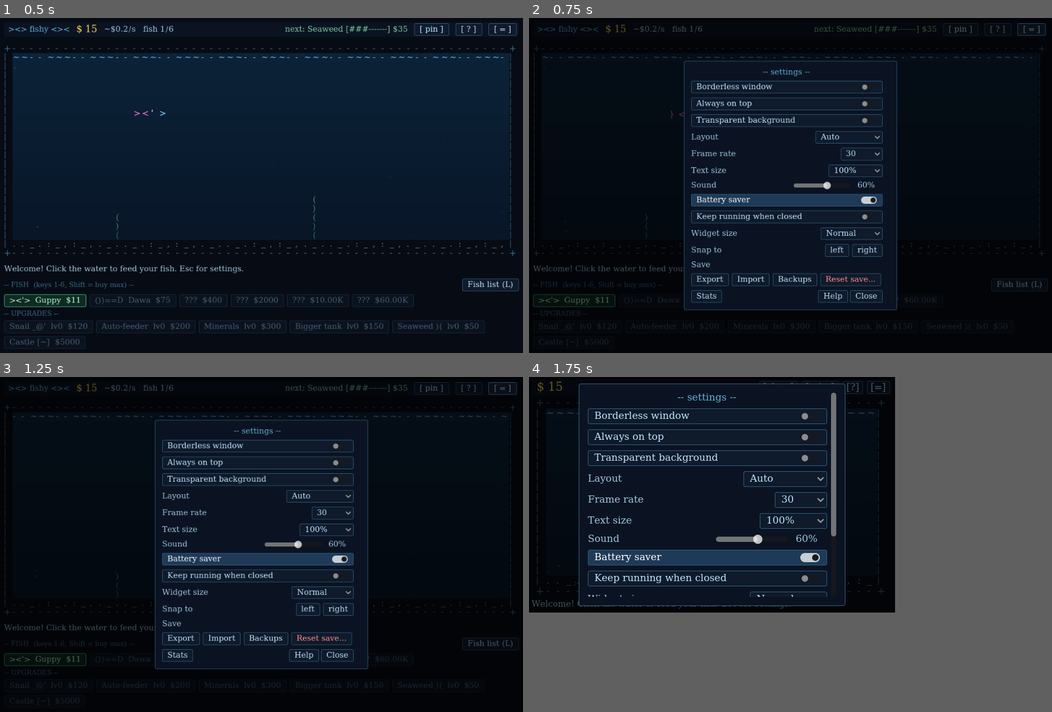
Above: before the commit, frames 1-4 (two rows, left to right).
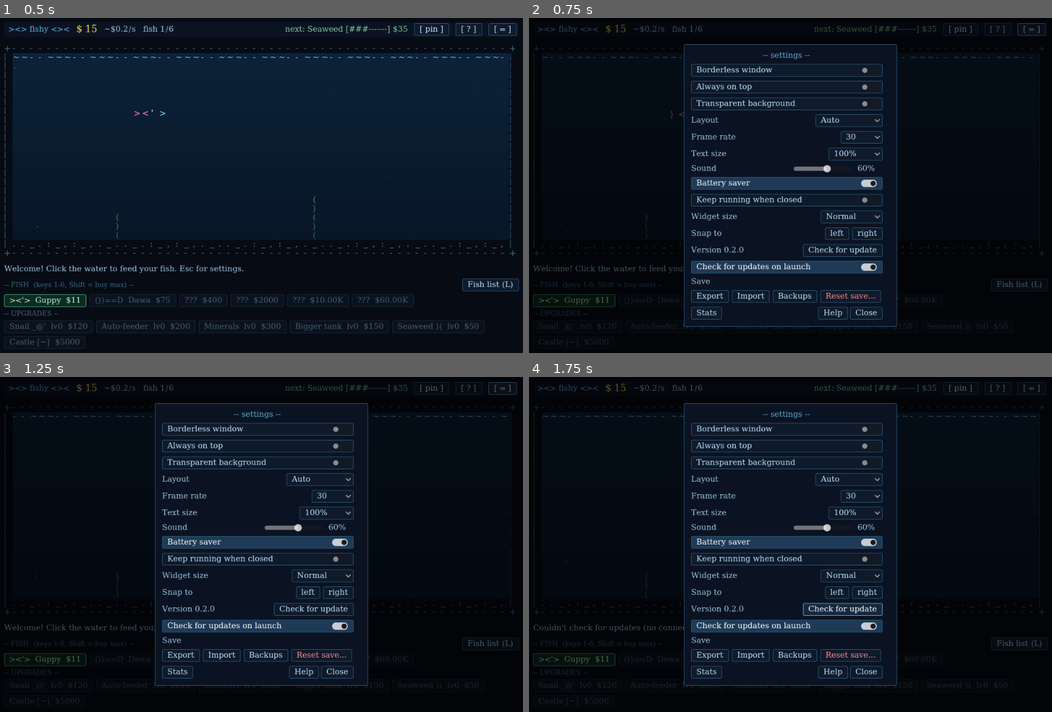
Above: after the commit, the same moments.

Repository: dapss/fishy
Game: Godot game, scene res://main.tscn
Same seed, same stepped clock (60 frames per second), same inputs: the game is played once before the commit and once after it.
Inputs (mouse positions are in pixels of both pictures, inside the frame that each line leads up to):
- Up to frame 1 (0.5 s): no input
- Up to frame 2 (0.75 s): click "[ = ]" at 0.5 s
- Up to frame 3 (1.25 s): no input
- Up to frame 4 (1.75 s): click (842, 608) at 1.25 s, where only the run after the commit has a clickable "Check for update"
In our replay, in frame 4 the window is 560x360 before the commit and 800x512 after it. These sizes can differ from the game's own. Grey fills any space a smaller window leaves; there, only what the larger window draws over its background counts as a difference.

Frame 1 is identical in both runs. In frame 2, 9.9% of the frame differs, in the area x 29-71%, y 7-93%; in frame 3, 9.9%; in frame 4, 26%, in the area x 0-100%, y 1-98%.

Commit message:
Add in-game updater and Windows installer (v0.2.0)
- On launch, check GitHub for a newer release and offer Update / Later;
  nothing downloads unless the player agrees
- Update downloads the release's fishy.exe, checks its size and header,
  swaps the exe (rolling back on failure) and restarts; falls back to
  the download page when the game can't replace itself
- Settings: version, "Check for update", and a launch-check toggle
- Save and back up before updating
- Keep Start with Windows pointing at the game's current location
- Inno Setup script: per-user install without admin prompt, Start menu
  entry, uninstall removes autostart and updater leftovers
- Version 0.2.0

Diff:
--- a/project.godot
+++ b/project.godot
@@ -11,6 +11,7 @@
 [application]
 
 config/name="fishy"
+config/version="0.2.0"
 run/main_scene="res://main.tscn"
 run/max_fps=30
 config/features=PackedStringArray("4.7", "GL Compatibility")
--- a/scripts/main.gd
+++ b/scripts/main.gd
@@ -11,6 +11,8 @@
 const InfoCard = preload("res://scripts/info_card.gd")
 const HelpCard = preload("res://scripts/help_card.gd")
 const FishList = preload("res://scripts/fish_list.gd")
+const Updater = preload("res://scripts/updater.gd")
+const UpdateCard = preload("res://scripts/update_card.gd")
 const BACKUP_DIR := "user://backups"
 const BACKUP_KEEP := 10
 const BACKUP_EVERY := 900.0        # seconds between automatic backups
@@ -71,6 +73,9 @@
 var fish_card
 var info_card
 var help_card
+var updater
+var update_card
+var _manual_update_check := false
 var help_button: Button
 var fish_list
 var fish_list_button: Button
@@ -132,6 +137,10 @@
 		_say("Welcome! Click the water to feed your fish. Esc for settings.")
 	_backup_save("start")
 	_refresh()
+	updater.cleanup()
+	_refresh_autostart_path()
+	if settings.values.update_check and OS.has_feature("template"):
+		get_tree().create_timer(4.0 if not OS.is_debug_build() else 1.0).timeout.connect(func(): _check_for_update(false))
 
 
 func _process(dt: float) -> void:
@@ -218,7 +227,7 @@
 			_toggle_settings()
 	elif k == KEY_F1 or event.unicode == 63:      # F1 or "?"
 		_toggle_help()
-	elif settings_panel.visible or fish_card.visible or info_card.visible or help_card.visible or fish_list.visible:
+	elif settings_panel.visible or fish_card.visible or info_card.visible or help_card.visible or fish_list.visible or update_card.visible:
 		handled = false
 	elif k == KEY_Z and event.ctrl_pressed:
 		_undo_sell()
@@ -744,7 +753,24 @@
 	settings_panel.export_requested.connect(func(): _open_save_dialog(true))
 	settings_panel.import_requested.connect(func(): _open_save_dialog(false))
 	settings_panel.backups_requested.connect(_open_backups)
+	settings_panel.update_check_requested.connect(func(): _check_for_update(true))
 	add_child(settings_panel)
+
+	updater = Updater.new()
+	updater.update_found.connect(_on_update_found)
+	updater.up_to_date.connect(func(v):
+		if _manual_update_check:
+			_say("You have the latest version (v%s)." % v))
+	updater.check_failed.connect(func(reason):
+		if _manual_update_check:
+			_say("Couldn't check for updates (%s)." % reason))
+	updater.download_progress.connect(func(f): update_card.set_progress(f))
+	updater.download_failed.connect(func(reason): update_card.set_failed(reason))
+	updater.ready_to_restart.connect(_install_update)
+	add_child(updater)
+	update_card = UpdateCard.new()
+	update_card.update_pressed.connect(func(): updater.download())
+	add_child(update_card)
 
 
 func _make_button(text: String, cb: Callable) -> Button:
@@ -822,7 +848,7 @@
 
 
 func _check_tips() -> void:
-	if tip_box.visible or _tip_cooldown > 0.0 or settings_panel.visible or info_card.visible or help_card.visible or fish_list.visible:
+	if tip_box.visible or _tip_cooldown > 0.0 or settings_panel.visible or info_card.visible or help_card.visible or fish_list.visible or update_card.visible:
 		return
 	for id in TIP_ORDER:
 		if tips_seen.has(id):
@@ -1001,6 +1027,7 @@
 	var room := maxf(60.0, size.y - top - pad - 16.0)
 	shop_scroll.custom_minimum_size.y = minf(shop_box.get_combined_minimum_size().y, room)
 	info_card.max_width = size.x - 40.0
+	update_card.max_width = size.x - 40.0
 	fish_card.max_width = size.x - 40.0
 
 
@@ -1633,7 +1660,41 @@
 	return true
 
 
+# ---------------------------------------------------------------- updates
+
+func _check_for_update(manual: bool) -> void:
+	_manual_update_check = manual
+	if manual:
+		_say("Checking for updates...")
+	updater.check()
+
+
+func _on_update_found(info: Dictionary) -> void:
+	settings_panel.visible = false
+	update_card.open(info, updater.current_version, updater.can_self_update())
+
+
+# Save everything first, so the new version starts exactly where we are.
+func _install_update() -> void:
+	_save_game()
+	_backup_save("before-update")
+	_store_window()
+	settings.save_file()
+	if not updater.install():
+		update_card.set_failed("couldn't replace the game file")
+		return
+	updater.restart()
+	get_tree().quit()
+
+
 # ---------------------------------------------------------------- start with Windows
+
+# If the game moved (installed somewhere new, or the folder was moved),
+# point Start with Windows at where it is now.
+func _refresh_autostart_path() -> void:
+	if settings.values.autostart and OS.has_feature("template"):
+		_set_autostart(true)
+
 
 # Registered under HKCU\...\Run, so it only affects this Windows user.
 func _autostart_command() -> String:
--- a/scripts/settings.gd
+++ b/scripts/settings.gd
@@ -15,6 +15,7 @@
 	"widget": "normal",      # tiny | small | normal: size used by "snap widget"
 	"tray": false,           # closing / minimizing hides to the system tray
 	"autostart": false,      # cached; the Windows registry is the real source
+	"update_check": true,    # look for a new version on launch
 	"win_x": -1,             # -1 = let the OS place the window
 	"win_y": -1,
 	"win_w": 1000,
--- a/scripts/settings_panel.gd
+++ b/scripts/settings_panel.gd
@@ -11,6 +11,7 @@
 signal export_requested
 signal import_requested
 signal backups_requested
+signal update_check_requested
 
 const LAYOUTS := ["auto", "full", "compact"]
 const LAYOUT_NAMES := ["Auto", "Full", "Compact"]
@@ -33,6 +34,7 @@
 var _eco: CheckButton
 var _tray: CheckButton
 var _autostart: CheckButton
+var _update_check: CheckButton
 var _reset_button: Button
 var _reset_armed := 0.0
 var _scroll: ScrollContainer
@@ -132,6 +134,19 @@
 	snap.add_child(_button("right", func(): snap_requested.emit("right")))
 	vb.add_child(snap)
 
+	# Updates: which version this is, and a manual check.
+	var upd := HBoxContainer.new()
+	upd.add_theme_constant_override("separation", 6)
+	var ver := Label.new()
+	ver.text = "Version %s" % ProjectSettings.get_setting("application/config/version", "?")
+	ver.size_flags_horizontal = Control.SIZE_EXPAND_FILL
+	upd.add_child(ver)
+	var check_now := _button("Check for update", func(): update_check_requested.emit())
+	check_now.tooltip_text = "Look on GitHub for a newer version now."
+	upd.add_child(check_now)
+	vb.add_child(upd)
+	_update_check = _check(vb, "Check for updates on launch", "Tells you when a new version is out. Nothing is downloaded unless you click Update.", "update_check")
+
 	# Save: backups, moving your save to another PC, starting over.
 	var save_label := Label.new()
 	save_label.text = "Save"
@@ -206,6 +221,7 @@
 	_eco.set_pressed_no_signal(values.eco)
 	_tray.set_pressed_no_signal(values.tray)
 	_autostart.set_pressed_no_signal(values.get("autostart", false))
+	_update_check.set_pressed_no_signal(values.get("update_check", true))
 	_reset_armed = 0.0
 	_reset_button.text = "Reset save..."
 
--- /dev/null
+++ b/scripts/update_card.gd
@@ -0,0 +1,151 @@
+# "A new version is out" card: what's new, then Update / Later.
+# While downloading it shows progress; the main scene does the restart.
+extends Control
+
+signal update_pressed
+signal later_pressed
+
+var _title: Label
+var _scroll: ScrollContainer
+var _body: Label
+var _status: Label
+var _later: Button
+var _update: Button
+var _page := ""
+var _self_update := true
+var max_width := 440.0:
+	set(v):
+		max_width = v
+		_fit()
+
+
+func _ready() -> void:
+	set_anchors_and_offsets_preset(Control.PRESET_FULL_RECT)
+	mouse_filter = Control.MOUSE_FILTER_STOP
+	visible = false
+
+	var backdrop := ColorRect.new()
+	backdrop.color = Color(0, 0, 0, 0.45)
+	backdrop.set_anchors_and_offsets_preset(Control.PRESET_FULL_RECT)
+	add_child(backdrop)
+
+	var center := CenterContainer.new()
+	center.set_anchors_and_offsets_preset(Control.PRESET_FULL_RECT)
+	center.mouse_filter = Control.MOUSE_FILTER_IGNORE
+	add_child(center)
+	var panel := PanelContainer.new()
+	center.add_child(panel)
+	var vb := VBoxContainer.new()
+	vb.add_theme_constant_override("separation", 10)
+	panel.add_child(vb)
+
+	_title = Label.new()
+	_title.horizontal_alignment = HORIZONTAL_ALIGNMENT_CENTER
+	_title.add_theme_color_override("font_color", Color("5fb3d9"))
+	vb.add_child(_title)
+	_scroll = ScrollContainer.new()
+	_scroll.horizontal_scroll_mode = ScrollContainer.SCROLL_MODE_DISABLED
+	vb.add_child(_scroll)
+	_body = Label.new()
+	_body.autowrap_mode = TextServer.AUTOWRAP_WORD_SMART
+	_scroll.add_child(_body)
+	_status = Label.new()
+	_status.horizontal_alignment = HORIZONTAL_ALIGNMENT_CENTER
+	_status.add_theme_color_override("font_color", Color("7fcf9f"))
+	_status.autowrap_mode = TextServer.AUTOWRAP_WORD_SMART
+	vb.add_child(_status)
+
+	var row := HBoxContainer.new()
+	row.add_theme_constant_override("separation", 8)
+	row.alignment = BoxContainer.ALIGNMENT_CENTER
+	_later = Button.new()
+	_later.text = "Later"
+	_later.focus_mode = Control.FOCUS_NONE
+	_later.pressed.connect(func():
+		hide()
+		later_pressed.emit())
+	row.add_child(_later)
+	_update = Button.new()
+	_update.focus_mode = Control.FOCUS_NONE
+	_update.pressed.connect(_on_update)
+	row.add_child(_update)
+	vb.add_child(row)
+
+	resized.connect(_fit)
+	_body.minimum_size_changed.connect(_fit)
+	_fit()
+
+
+func _fit() -> void:
+	if _body == null:
+		return
+	var w := clampf(max_width - 40.0, 180.0, 440.0)
+	_body.custom_minimum_size.x = w - 14.0
+	_status.custom_minimum_size.x = w
+	_scroll.custom_minimum_size.x = w
+	# Title, status, buttons and padding take roughly 140 px.
+	_scroll.custom_minimum_size.y = minf(_body.get_combined_minimum_size().y, maxf(30.0, size.y - 140.0))
+
+
+# self_update false: this copy can't replace itself, so the button opens
+# the download page instead.
+func open(info: Dictionary, current: String, self_update: bool) -> void:
+	_page = info.get("page", "")
+	_self_update = self_update and str(info.get("url", "")) != ""
+	_title.text = "-- fishy v%s is out --" % info.version
+	var notes := _clean_notes(str(info.get("notes", "")))
+	_body.text = "You have v%s. Your fish and coins stay as they are.%s" % [current, ("\n\nWhat's new:\n" + notes) if notes != "" else ""]
+	_update.text = "Update and restart" if _self_update else "Open download page"
+	_update.disabled = false
+	_later.disabled = false
+	_status.text = ""
+	_status.visible = false
+	_scroll.scroll_vertical = 0
+	show()
+	_fit.call_deferred()
+
+
+func set_progress(fraction: float) -> void:
+	_status.visible = true
+	_status.add_theme_color_override("font_color", Color("7fcf9f"))
+	_status.text = "Downloading... %d%%" % int(fraction * 100.0)
+
+
+func set_failed(reason: String) -> void:
+	_status.visible = true
+	_status.add_theme_color_override("font_color", Color("ff8a8a"))
+	_status.text = "Update failed (%s). Nothing changed." % reason
+	_update.disabled = false
+	_later.disabled = false
+	_update.text = "Try again"
+
+
+func _on_update() -> void:
+	if not _self_update:
+		if _page != "":
+			OS.shell_open(_page)
+		hide()
+		return
+	_update.disabled = true
+	_later.disabled = true
+	set_progress(0.0)
+	update_pressed.emit()
+
+
+# GitHub release notes are Markdown; show them as plain text, not too long.
+func _clean_notes(md: String) -> String:
+	var out := []
+	for line in md.replace("\r", "").split("\n"):
+		var l := line.strip_edges()
+		if l == "":
+			continue
+		if l.begins_with("#"):
+			continue          # headings like "## What's new" repeat our own
+		l = l.replace("**", "").replace("`", "")
+		if l.begins_with("* ") or l.begins_with("- "):
+			l = "- " + l.substr(2)
+		out.append(l)
+		if out.size() >= 12:
+			out.append("...")
+			break
+	return "\n".join(out)
--- /dev/null
+++ b/scripts/updater.gd
@@ -0,0 +1,208 @@
+# Checks GitHub for a newer release and, when the player says so, replaces
+# the running exe with the new one and restarts.
+#
+# Only ever downloads the "fishy.exe" asset of this repo's latest release.
+# Windows lets a running exe be renamed (not deleted), so the swap is:
+#   fishy.exe -> fishy.old.exe, fishy.new.exe -> fishy.exe, restart.
+# If any step fails the old exe is put back. fishy.old.exe is removed on the
+# next launch.
+extends Node
+
+signal update_found(info: Dictionary)      # {version, notes, page, url, size}
+signal up_to_date(version: String)
+signal check_failed(reason: String)
+signal download_progress(fraction: float)
+signal download_failed(reason: String)
+signal ready_to_restart
+
+const API_URL := "https://api.github.com/repos/dapss/fishy/releases/latest"
+const PAGE_URL := "https://github.com/dapss/fishy/releases/latest"
+const ASSET_NAME := "fishy.exe"
+
+var current_version := ""
+var busy := false
+var _api_url := API_URL
+var _http: HTTPRequest
+var _info: Dictionary = {}
+var _downloading := false
+var _auto := false        # debug test hook: download as soon as one is found
+
+
+func _ready() -> void:
+	current_version = str(ProjectSettings.get_setting("application/config/version", "0.0.0"))
+	# Test hooks, only honoured by debug builds (never by a release exe):
+	#   -- --update-url=http://127.0.0.1:8765/latest.json --fake-version=0.1.0
+	if OS.is_debug_build():
+		for arg in OS.get_cmdline_user_args():
+			if arg.begins_with("--update-url="):
+				_api_url = arg.trim_prefix("--update-url=")
+			elif arg.begins_with("--fake-version="):
+				current_version = arg.trim_prefix("--fake-version=")
+			elif arg == "--auto-update":
+				_auto = true
+	_http = HTTPRequest.new()
+	# A thread and big chunks: otherwise it reads one 64 KB chunk per frame,
+	# which takes minutes at the game's low frame rate.
+	_http.use_threads = true
+	_http.download_chunk_size = 1 << 20
+	_http.request_completed.connect(_on_completed)
+	add_child(_http)
+
+
+func _process(_dt: float) -> void:
+	if _downloading and _info.get("size", 0) > 0:
+		download_progress.emit(clampf(float(_http.get_downloaded_bytes()) / float(_info.size), 0.0, 1.0))
+
+
+# Can this copy replace itself? Only an exported game in a folder it can
+# write to (not the editor, not Program Files without admin).
+func can_self_update() -> bool:
+	if not OS.has_feature("template") or OS.get_name() != "Windows":
+		return false
+	var probe := _exe_dir() + "/.fishy_write_test"
+	var f := FileAccess.open(probe, FileAccess.WRITE)
+	if f == null:
+		return false
+	f.close()
+	DirAccess.remove_absolute(probe)
+	return true
+
+
+func check() -> void:
+	if busy:
+		return
+	busy = true
+	_downloading = false
+	_http.download_file = ""
+	_http.timeout = 20.0
+	var err := _http.request(_api_url, _headers())
+	if err != OK:
+		busy = false
+		check_failed.emit("no connection")
+
+
+func download() -> void:
+	if busy or _info.is_empty() or not can_self_update():
+		return
+	busy = true
+	_downloading = true
+	_http.download_file = _new_path()
+	_http.timeout = 0.0          # big file on a slow connection: no limit
+	DirAccess.remove_absolute(_new_path())
+	var err := _http.request(_info.url, ["User-Agent: fishy-updater"])
+	if err != OK:
+		_fail_download("couldn't start the download")
+
+
+# Swap the exes. Returns true when the new one is in place.
+func install() -> bool:
+	var exe := OS.get_executable_path()
+	var old := _old_path()
+	DirAccess.remove_absolute(old)
+	if DirAccess.rename_absolute(exe, old) != OK:
+		return false
+	if DirAccess.rename_absolute(_new_path(), exe) != OK:
+		DirAccess.rename_absolute(old, exe)          # put the old one back
+		return false
+	return true
+
+
+func restart() -> void:
+	OS.create_process(OS.get_executable_path(), [])
+
+
+# Leftovers from the last update. The old process may still be closing, so
+# try again a little later if it's locked.
+func cleanup() -> void:
+	if not OS.has_feature("template"):
+		return
+	for p in [_old_path(), _new_path()]:
+		if FileAccess.file_exists(p) and DirAccess.remove_absolute(p) != OK:
+			get_tree().create_timer(5.0).timeout.connect(func(): DirAccess.remove_absolute(p))
+
+
+func _on_completed(result: int, code: int, _headers_out: PackedStringArray, body: PackedByteArray) -> void:
+	busy = false
+	if _downloading:
+		_downloading = false
+		_on_downloaded(result, code)
+		return
+	if result != HTTPRequest.RESULT_SUCCESS or code != 200:
+		check_failed.emit("no connection" if result != HTTPRequest.RESULT_SUCCESS else "GitHub said %d" % code)
+		return
+	var data = JSON.parse_string(body.get_string_from_utf8())
+	if not (data is Dictionary) or not data.has("tag_name"):
+		check_failed.emit("unexpected reply")
+		return
+	var latest := str(data.tag_name).trim_prefix("v")
+	if not is_newer(latest, current_version):
+		up_to_date.emit(current_version)
+		return
+	var info := {
+		"version": latest,
+		"notes": str(data.get("body", "")),
+		"page": str(data.get("html_url", PAGE_URL)),
+		"url": "",
+		"size": 0,
+	}
+	for asset in data.get("assets", []):
+		if asset is Dictionary and asset.get("name", "") == ASSET_NAME:
+			info.url = str(asset.get("browser_download_url", ""))
+			info.size = int(asset.get("size", 0))
+	_info = info
+	update_found.emit(info)
+	if _auto:
+		download()
+
+
+func _on_downloaded(result: int, code: int) -> void:
+	if result != HTTPRequest.RESULT_SUCCESS or code != 200:
+		_fail_download("the download didn't finish")
+		return
+	var f := FileAccess.open(_new_path(), FileAccess.READ)
+	if f == null:
+		_fail_download("couldn't read the download")
+		return
+	var length := f.get_length()
+	var head := f.get_buffer(2)
+	f.close()
+	# Must be exactly what GitHub listed, and a Windows program.
+	if length != int(_info.size) or head.get_string_from_ascii() != "MZ":
+		_fail_download("the download looks wrong")
+		return
+	ready_to_restart.emit()
+
+
+func _fail_download(reason: String) -> void:
+	busy = false
+	_downloading = false
+	DirAccess.remove_absolute(_new_path())
+	download_failed.emit(reason)
+
+
+# "0.10.0" > "0.9.3": compare number by number.
+static func is_newer(a: String, b: String) -> bool:
+	var pa := a.split(".")
+	var pb := b.split(".")
+	for i in maxi(pa.size(), pb.size()):
+		var x := pa[i].to_int() if i < pa.size() else 0
+		var y := pb[i].to_int() if i < pb.size() else 0
+		if x != y:
+			return x > y
+	return false
+
+
+func _headers() -> PackedStringArray:
+	return PackedStringArray(["User-Agent: fishy-updater", "Accept: application/vnd.github+json"])
+
+
+func _exe_dir() -> String:
+	return OS.get_executable_path().get_base_dir()
+
+
+func _new_path() -> String:
+	return _exe_dir() + "/fishy.new.exe"
+
+
+func _old_path() -> String:
+	return _exe_dir() + "/fishy.old.exe"
Not shown, changed: export_presets.cfg
Not shown, added: scripts/fish_list.gd.uid
Not shown, added: scripts/help_card.gd.uid
Not shown, added: scripts/update_card.gd.uid
Not shown, added: scripts/updater.gd.uid
Not shown, added: installer/fishy.iss
